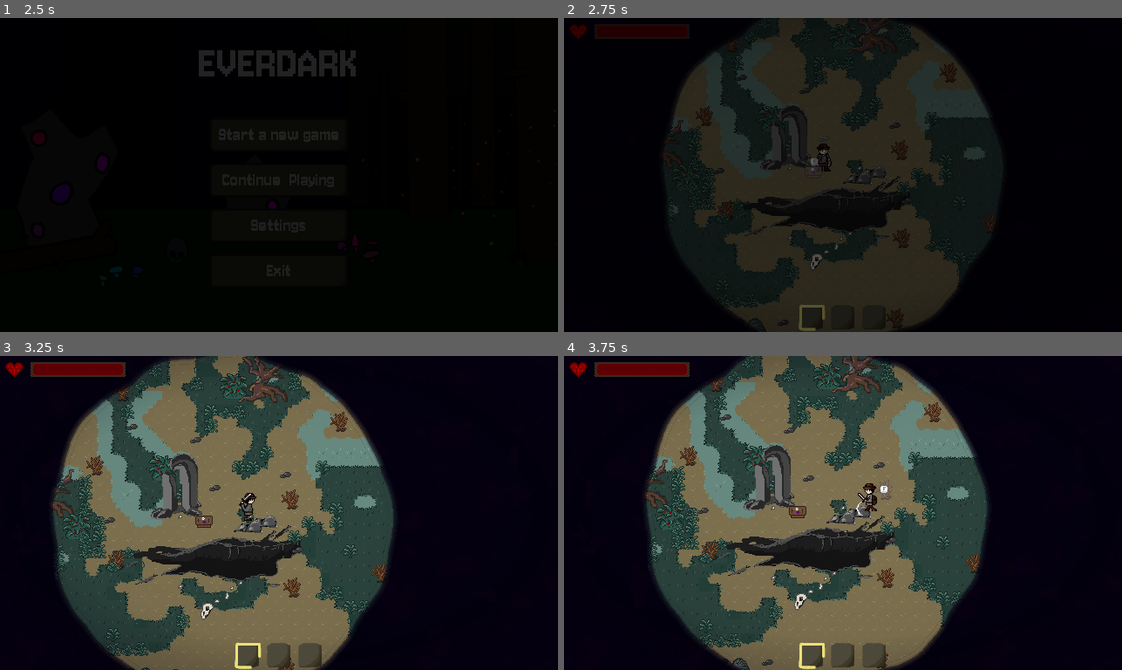
Above: before the commit, frames 1-4 (two rows, left to right).
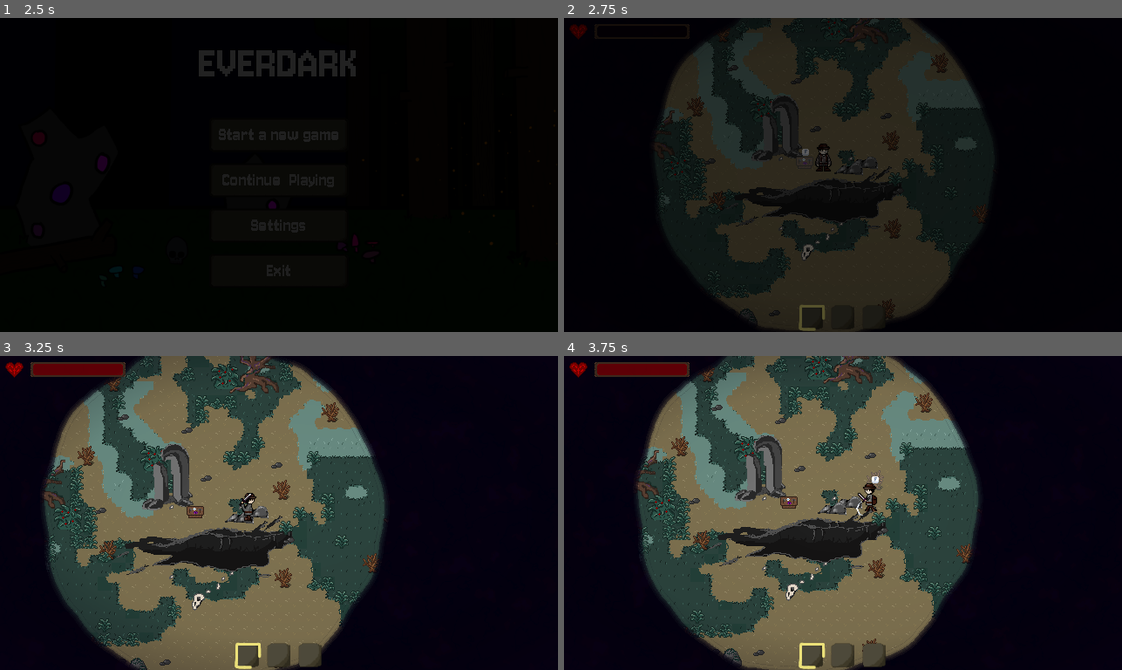
Above: after the commit, the same moments.

Repository: TimoRoggel/EverDark
Game: Godot game, scene res://UI/Main menu/main_menu.tscn
Two runs of this game, one before a commit and one after it. Both use one fixed random seed, a clock stepped at 60 frames per second and the inputs below. The engine's default icon, where the game draws it, is replaced by a stand-in: a white triangle on a blue panel in a dark square. Sound files missing from this copy of the repository are replaced by a short silence.
Inputs (mouse positions are in pixels of both pictures, inside the frame that each line leads up to):
- Up to frame 1 (2.5 s): click "Start a new game" at 0.5 s; click "Start a new game" at 1.25 s; click "OK" at 2 s
- Up to frame 2 (2.75 s): no input
- Up to frame 3 (3.25 s): tap Enter at 2.75 s; move the mouse to (401, 497) at 2.77 s; hold D (right) from 2.78 s (still down); tap R (eat) at 2.85 s; click (401, 497) at 2.92 s
- Up to frame 4 (3.75 s): release D (right) at 3.5 s; drag from (731, 528) to (658, 569) at 3.52 s

Frame 1 is identical in both runs. In frame 2, 12% of the frame differs, in the area x 5-79%, y 0-100%; in frame 3, 22%, in the area x 7-71%, y 0-100%; in frame 4, 22%.

Commit message:
saving enemies, harvestables, health and inventory

Diff:
--- a/UI/HUD/health_bar.gd
+++ b/UI/HUD/health_bar.gd
@@ -1,8 +1,10 @@
 class_name HealthBar extends ProgressBar
 
-@onready var health_component: PlayerHealthComponent = $"../../../components/health"
+var health_component: PlayerHealthComponent = null
 
 func _ready() -> void:
+	await get_tree().create_timer(0.5).timeout
+	health_component = GameManager.player.health
 	if health_component:
 		max_value = health_component.max_health
 		value = health_component.current_health
--- a/scripts/components/inventory_component.gd
+++ b/scripts/components/inventory_component.gd
@@ -77,14 +77,20 @@
 	return random_vector
 
 func get_inventory() -> Array:
-	return list().map(func(i: InventoryItem) -> Array: return [i.item.id, i.quantity])
+	var items: Array = []
+	for slot: InventorySlot in container.get_slots():
+		if slot.is_empty():
+			items.append([])
+			continue
+		var item: InventoryItem = slot.inventory_item
+		items.append([item.item.id, item.quantity])
+	return items
 
 func set_inventory(new_inventory: Array) -> void:
 	var s: Array[InventoryItem] = []
 	s.resize(slots)
-	new_inventory.resize(slots)
 	for i: int in slots:
-		if new_inventory[i] == null:
+		if new_inventory[i].is_empty():
 			s[i] = null
 		else:
 			var item: Array = new_inventory[i]
--- a/scripts/components/player_health_component.gd
+++ b/scripts/components/player_health_component.gd
@@ -4,9 +4,16 @@
 	persistent = true
 	screen_shake_amount = 1.0
 	super()
+	SaveSystem.track("player_health", get_health, set_health, max_health)
 
 func death() -> void:
 	if controller.death:
 		controller.death.entity_died()
 	if death_player:
 		death_player.play_randomized()
+
+func get_health() -> float:
+	return current_health
+
+func set_health(health: float) -> void:
+	current_health = health
--- a/scripts/globals/save_system.gd
+++ b/scripts/globals/save_system.gd
@@ -61,7 +61,7 @@
 
 func track(key: String, getter: Callable, setter: Callable, default: Variant = null) -> void:
 	player().trackers[key] = { "getter": getter, "setter": setter, "default": default }
-	load_data()
+	save_manager.load_data.call_deferred(key)
 
 func untrack(key) -> void:
 	player().trackers.erase(key)
--- a/scripts/structs/save_system/options_save_object.gd
+++ b/scripts/structs/save_system/options_save_object.gd
@@ -24,6 +24,9 @@
 	sound_volume = data.get("sound_volume", 1.0)
 	music_volume = data.get("music_volume", 0.5)
 
+func load_specific(_data: Dictionary, _key: String) -> void:
+	return
+
 func clean_data() -> void:
 	active_save_file = 0
 	master_volume = 0.5
--- a/scripts/structs/save_system/player_save_object.gd
+++ b/scripts/structs/save_system/player_save_object.gd
@@ -21,9 +21,12 @@
 	if file_id == SaveSystem.options.active_save_file:
 		await Engine.get_main_loop().current_scene.ready
 		for key: String in trackers.keys():
-			var stored_value: String = data.get(key, "")
-			var stored_data: Variant = trackers[key]["default"] if stored_value.is_empty() else bytes_to_var(str_to_var(stored_value))
-			trackers[key]["setter"].call(stored_data)
+			load_specific(data, key)
+
+func load_specific(data: Dictionary, key: String) -> void:
+	var stored_value: String = data.get(key, "")
+	var stored_data: Variant = trackers[key]["default"] if stored_value.is_empty() else bytes_to_var(str_to_var(stored_value))
+	trackers[key]["setter"].call(stored_data)
 
 func clean_data() -> void:
 	if file_id == SaveSystem.options.active_save_file:
--- a/scripts/structs/save_system/save_manager.gd
+++ b/scripts/structs/save_system/save_manager.gd
@@ -30,12 +30,13 @@
 			obj.clean_data()
 
 func load_data(key: String) -> void:
-	if !loaded_data.has(key):
-		return
 	for obj: SaveObject in save_objects:
 		if !loaded_data.has(obj.name):
 			continue
-		obj.load_data(loaded_data[key])
+		var data: Dictionary = loaded_data[obj.name]
+		if !data.has(key):
+			continue
+		obj.load_specific(data, key)
 
 func clean_data() -> void:
 	for obj: SaveObject in save_objects:
--- a/scripts/structs/save_system/save_object.gd
+++ b/scripts/structs/save_system/save_object.gd
@@ -7,4 +7,6 @@
 
 @abstract func load_data(data: Dictionary) -> void
 
+@abstract func load_specific(data: Dictionary, key: String) -> void
+
 @abstract func clean_data() -> void
--- a/scripts/tools/entity_spawner.gd
+++ b/scripts/tools/entity_spawner.gd
@@ -38,6 +38,7 @@
 	add_child(spawn_timer)
 	spawn_timer.timeout.connect(spawn)
 	spawn_timer.start(initial_spawn_rate)
+	SaveSystem.track(name, get_entity_data, set_entity_data, {})
 
 func _draw() -> void:
 	if !Engine.is_editor_hint():
@@ -82,11 +83,17 @@
 		particles.global_position = spawn_position
 		get_tree().current_scene.add_child(particles)
 		await get_tree().create_timer(entity.time_to_spawn, false).timeout
+	create_entity(spawn_position)
+
+func create_entity(spawn_position: Vector2, health: float = 0.0) -> void:
 	var spawned_entity: Node2D = entity.scene.instantiate()
 	spawned_entity.global_position = spawn_position
 	get_tree().current_scene.add_child(spawned_entity)
 	spawned_entity.tree_exiting.connect(func() -> void: spawned_entities.erase(spawned_entity))
 	spawned_entities.append(spawned_entity)
+	await get_tree().create_timer(0.2).timeout
+	if health > 0.0:
+		spawned_entity.health.current_health = health
 	await get_tree().create_timer(120.0, false).timeout
 	if !spawned_entity:
 		return
@@ -114,3 +121,23 @@
 	var x: float = global_position.x + d * cos(theta)
 	var y: float = global_position.y + d * sin(theta)
 	return Vector2(x, y)
+
+func get_entity_data() -> Dictionary:
+	var data: Dictionary = {}
+	data["time"] = spawn_timer.time_left
+	data["entities"] = []
+	for e: EnemyController in spawned_entities:
+		if !e.health:
+			continue
+		data["entities"].append({"health": e.health.current_health, "position": e.global_position})
+	return data
+
+func set_entity_data(data: Dictionary) -> void:
+	if spawned_entities.size() > 0:
+		return
+	if data.is_empty():
+		spawn_timer.start(initial_spawn_rate)
+		return
+	for d: Dictionary in data["entities"]:
+		create_entity(d["position"], d["health"])
+	spawn_timer.start(data["time"])
--- a/scripts/tools/harvestable_body_2d.gd
+++ b/scripts/tools/harvestable_body_2d.gd
@@ -26,10 +26,11 @@
 	interact_script = HARVESTABLE_RUNNABLE
 	active = true
 	update_texture()
+	SaveSystem.track(name, get_recover_time, set_recover_time, 0.0)
 	super()
 
-func deplete() -> void:
-	recover_timer.start(randi_range(harvestable.min_recover_time, harvestable.max_recover_time))
+func deplete(time: float = randi_range(harvestable.min_recover_time, harvestable.max_recover_time)) -> void:
+	recover_timer.start(time)
 	update_texture()
 
 func update_texture() -> void:
@@ -46,3 +47,10 @@
 
 func is_depleted() -> bool:
 	return !recover_timer.is_stopped()
+
+func get_recover_time() -> float:
+	return recover_timer.time_left
+
+func set_recover_time(time: float) -> void:
+	if time > 0.0:
+		deplete(time)
--- a/scripts/tools/inventory_container.gd
+++ b/scripts/tools/inventory_container.gd
@@ -238,7 +238,7 @@
 func set_slots(inventory: Array[InventoryItem]) -> void:
 	var children: Array[Node] = get_children()
 	for i: int in slots:
-		var c: Node = children[i]
+		var c: Node = children[i + 5 if has_hotbar && i > 4 else i]
 		if is_instance_of(c, InventorySlot):
 			c.inventory_item = inventory[i]
 			c._setup_item()
